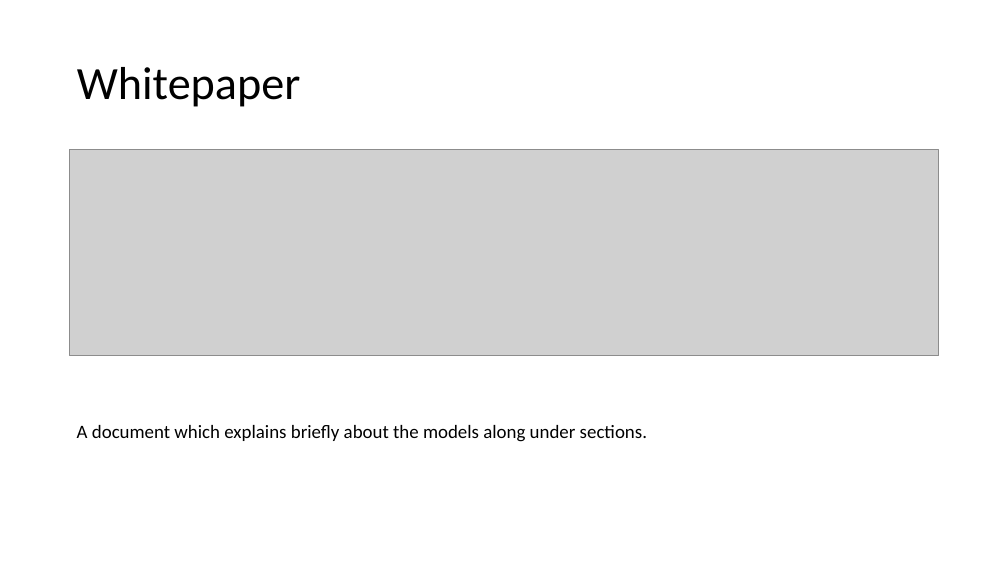
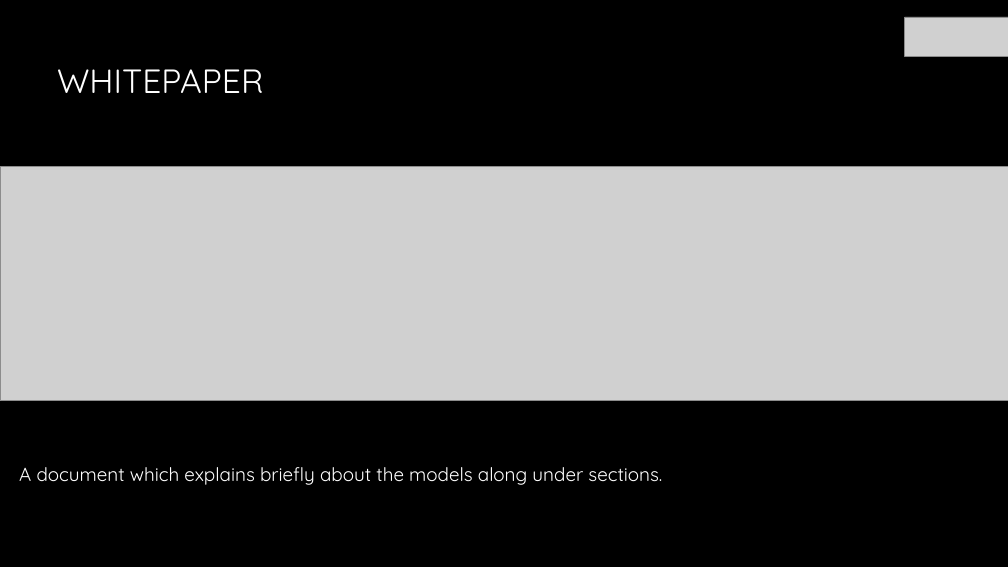
Before and after one commit to ramprasad-bharadwaj/PRISM-NeRF-Project, a slide deck: slide 15 of NeRF GenAI Rendered Models.pptx. Drawn at 1008x567 pixels with LibreOffice and Linux fonts; fonts in the diff are those of the drawing; grey boxes stand for pictures; background and template pictures are left out. Boxes give left, top, right and bottom in pixels: in the first picture for what was removed or moved away, otherwise in the second. Text is boxed around its words. In the diff, an @@ line names an element or a change of style, - is before the commit and + after.

Commit message:
Updated files...
Some additional information has been updated which meets 3rd and final month KPI of the project...

```diff
--- a/NeRF GenAI Rendered Models.pptx
+++ b/NeRF GenAI Rendered Models.pptx
@@ background #FFFFFF to picture (left out) @@
@@ picture added at [905,17,1008,56] @@
@@ title at [57,69,264,93]: text changed; size 44 to 32 pt; font Calibri to Quicksand; text colour #000000 to gradient #FFFFFF to #A6A6A6 @@
-Whitepaper
+WHITEPAPER
@@ picture: place and size @@
-picture at [70,150,939,356]
+picture at [0,166,1008,401]
@@ text "A document which explains briefly ...": place and size @@
-text "A document which explains briefly ..." at [77,425,647,442]
+text "A document which explains briefly ..." at [19,467,662,485]
@@ text "A document which explains briefly ..." at [19,467,662,485]: font Calibri to Quicksand, text colour #000000 to #FFFFFF @@
```
Also in this commit, not shown: 12 other slides changed, 1 other file.
